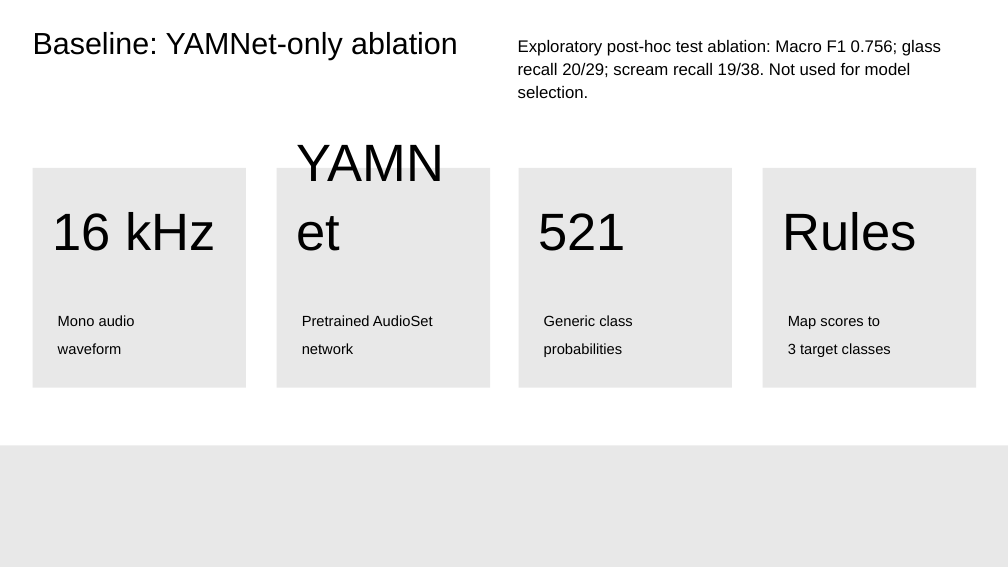
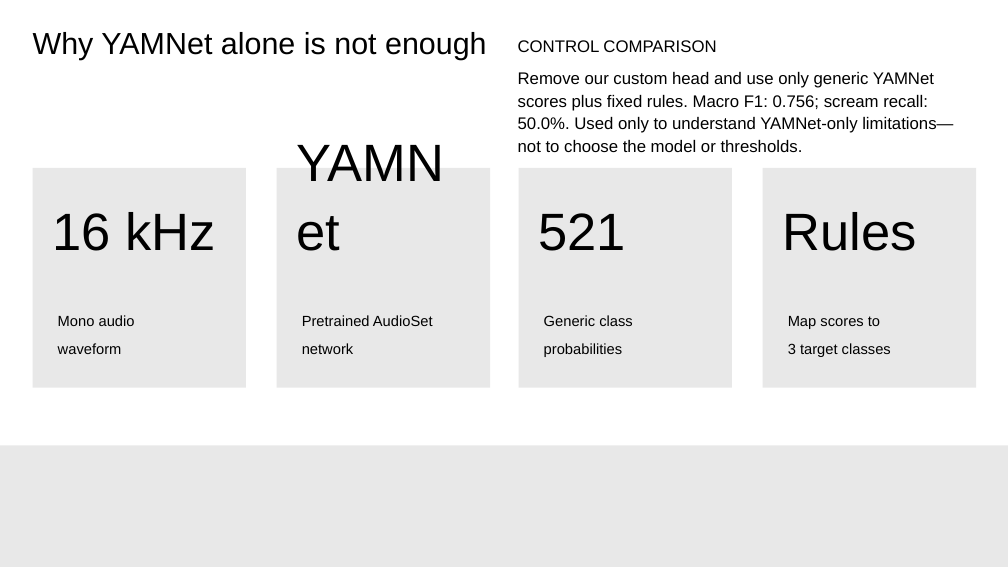
Before and after one commit to happy124210/2026-HUFS-IoT, a slide deck: slide 3 of outputs/HUFS_IoT_Final_Presentation_English.pptx. Drawn at 1008x567 pixels with LibreOffice and Linux fonts; fonts in the diff are those of the drawing. Boxes give left, top, right and bottom in pixels: in the first picture for what was removed or moved away, otherwise in the second. Text is boxed around its words. In the diff, an @@ line names an element or a change of style, - is before the commit and + after.

Commit message:
Update presentation and test results for final Fusion evaluation

```diff
--- a/outputs/HUFS_IoT_Final_Presentation_English.pptx
+++ b/outputs/HUFS_IoT_Final_Presentation_English.pptx
@@ title at box(33, 32, 487, 60): text changed @@
-Baseline: YAMNet-only ablation
+Why YAMNet alone is not enough
@@ text at box(518, 40, 953, 152): text changed @@
-Exploratory post-hoc test ablation: Macro F1 0.756; glass recall 20/29; scream recall 19/38. Not used for model selection.
+CONTROL COMPARISON
+Remove our custom head and use only generic YAMNet scores plus fixed rules. Macro F1: 0.756; scream recall: 50.0%. Used only to understand YAMNet-only limitations—not to choose the model or thresholds.
```
Also in this commit, not shown: 7 other slides changed, 1 slide added, 1 slide removed, 18 other files.
